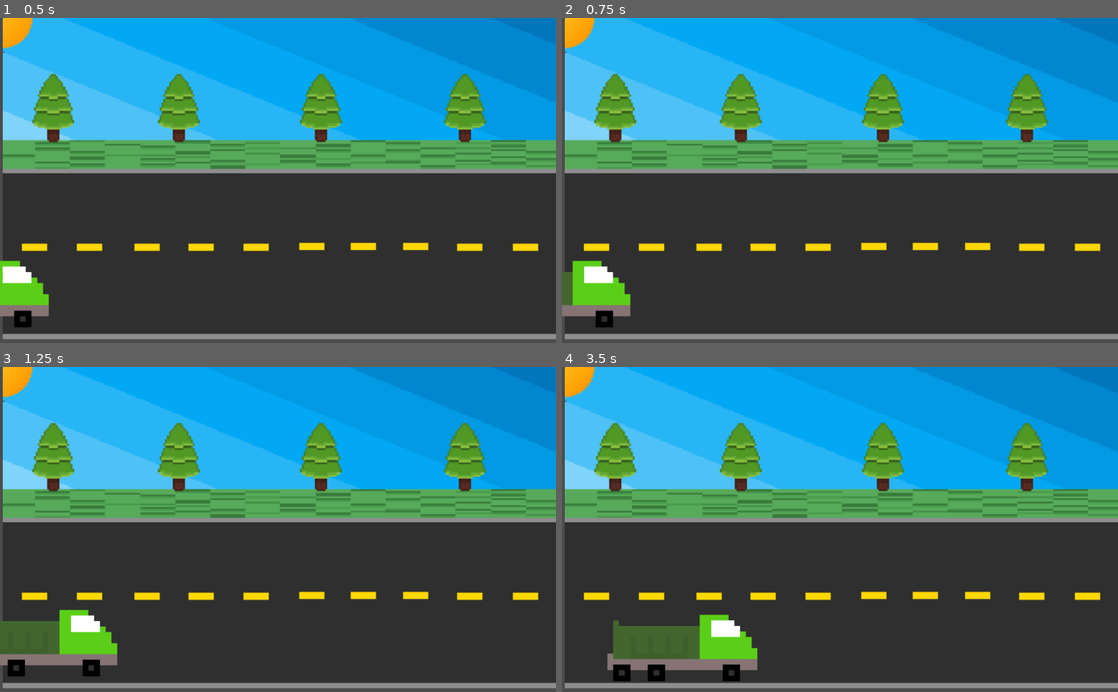
Above: before the commit, frames 1-4 (two rows, left to right).
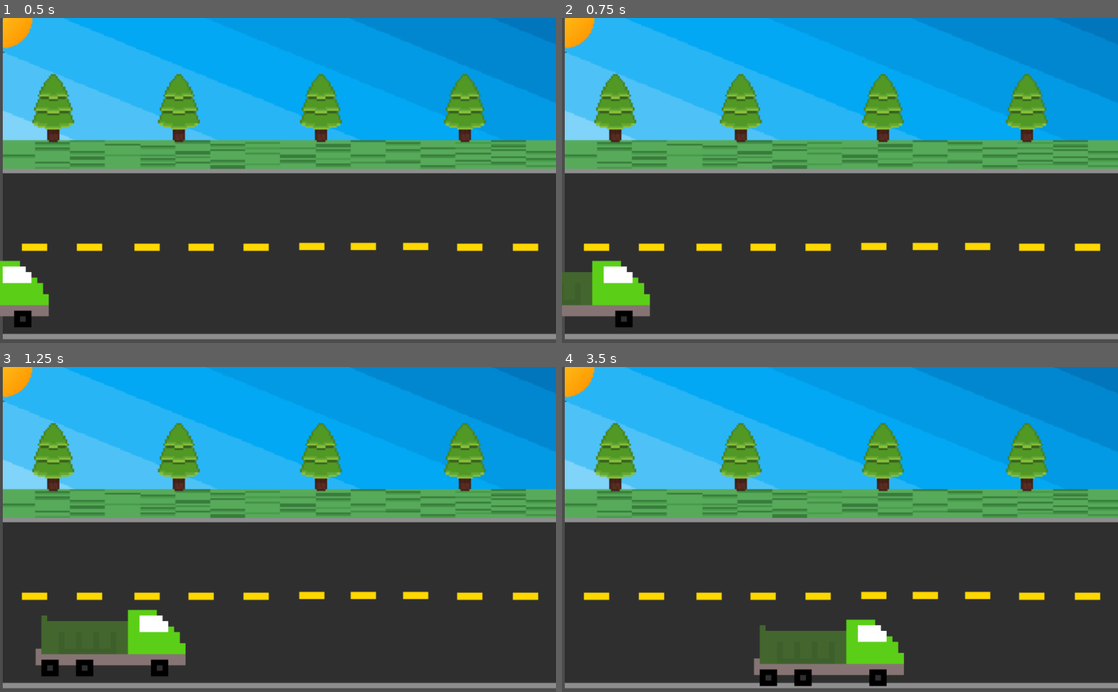
Above: after the commit, the same moments.

Repository: 2023M1T6-Inteli/grupo1
Game: Godot game, scene res://NodeRoad.tscn
Same seed, same stepped clock (60 frames per second), same inputs: the game is played once before the commit and once after it.
Inputs:
- Up to frame 1 (0.5 s): no input
- Up to frame 2 (0.75 s): tap Enter at 0.5 s; hold Right (ui_right) from 0.53 s (still down)
- Up to frame 3 (1.25 s): keep holding Right (ui_right)
- Up to frame 4 (3.5 s): release Right (ui_right) at 1.28 s; hold Down (ui_down) 1.28-2.03 s; hold Right (ui_right) 2.03-2.78 s; hold Up (ui_up) from 2.78 s (still down)

Frame 1 is identical in both runs. In frame 2, 1.5% of the frame differs, in the area x 1-16%, y 74-96%; in frame 3, 4.5%; in frame 4, 7.9%, in the area x 8-62%, y 76-99%.

Commit message:
refactor truck movement code

Diff:
--- a/src/JACQUIS/NodeRoad.gd
+++ b/src/JACQUIS/NodeRoad.gd
@@ -1,30 +1,10 @@
 extends Node2D
 
-
-# Variaveis
-var car = 2.5
-var truck = 1.5
-
-# executa essa função ao carregar o jogo
+# Executa ao carregar o jogo
 func _ready():
-	pass # Replace with function body.
+  pass # "Ignora" a função
 
 
-# executa essa função a cada frame
+# Executa a cada frame
 func _process(delta):
-	#Movimento do caminhão para a direita
-	if Input.is_action_pressed("ui_right"):
-			$Caminhao.position.x += 2*truck
-
-	#Movimento do caminhão para a esquerda
-	if Input.is_action_pressed("ui_left"):
-			$Caminhao.position.x -= 2*truck
-
-	#Movimento do caminhão para cima
-	if Input.is_action_pressed("ui_up"):
-			$Caminhao.position.y -= 2*truck
-
-	#movimento do caminhão para baixo
-	if Input.is_action_pressed("ui_down"):
-			$Caminhao.position.y += 2*truck
-#	pass
+  pass
--- a/src/JACQUIS/NodeRoad.tscn
+++ b/src/JACQUIS/NodeRoad.tscn
@@ -1,7 +1,8 @@
-[gd_scene load_steps=6 format=2]
+[gd_scene load_steps=7 format=2]
 
 [ext_resource path="res://backgroundRoad.png" type="Texture" id=1]
 [ext_resource path="res://truck.png" type="Texture" id=2]
+[ext_resource path="res://Truck.gd" type="Script" id=3]
 
 [sub_resource type="GDScript" id=3]
 script/source = "extends Node2D
@@ -67,6 +68,7 @@
 
 [node name="Truck" type="KinematicBody2D" parent="."]
 position = Vector2( 64, 442 )
+script = ExtResource( 3 )
 
 [node name="truck" type="Sprite" parent="Truck"]
 position = Vector2( -96, 76 )
--- /dev/null
+++ b/src/JACQUIS/Truck.gd
@@ -0,0 +1,27 @@
+extends KinematicBody2D
+
+var truckXDeltaSpace = 3
+var truckYDeltaSpace = 3
+
+# Called when the node enters the scene tree for the first time.
+func _ready():
+	pass # Replace with function body.
+
+
+# Called every frame. 'delta' is the elapsed time since the previous frame.
+func _process(delta):
+    #Movimento do caminhão para a direita
+	if Input.is_action_pressed("ui_right"):
+			self.position.x += truckXDeltaSpace
+
+	#Movimento do caminhão para a esquerda
+	if Input.is_action_pressed("ui_left"):
+			self.position.x -= truckXDeltaSpace
+
+	#Movimento do caminhão para cima
+	if Input.is_action_pressed("ui_up"):
+			self.position.y -= truckYDeltaSpace
+
+	#movimento do caminhão para baixo
+	if Input.is_action_pressed("ui_down"):
+			self.position.y += truckYDeltaSpace
